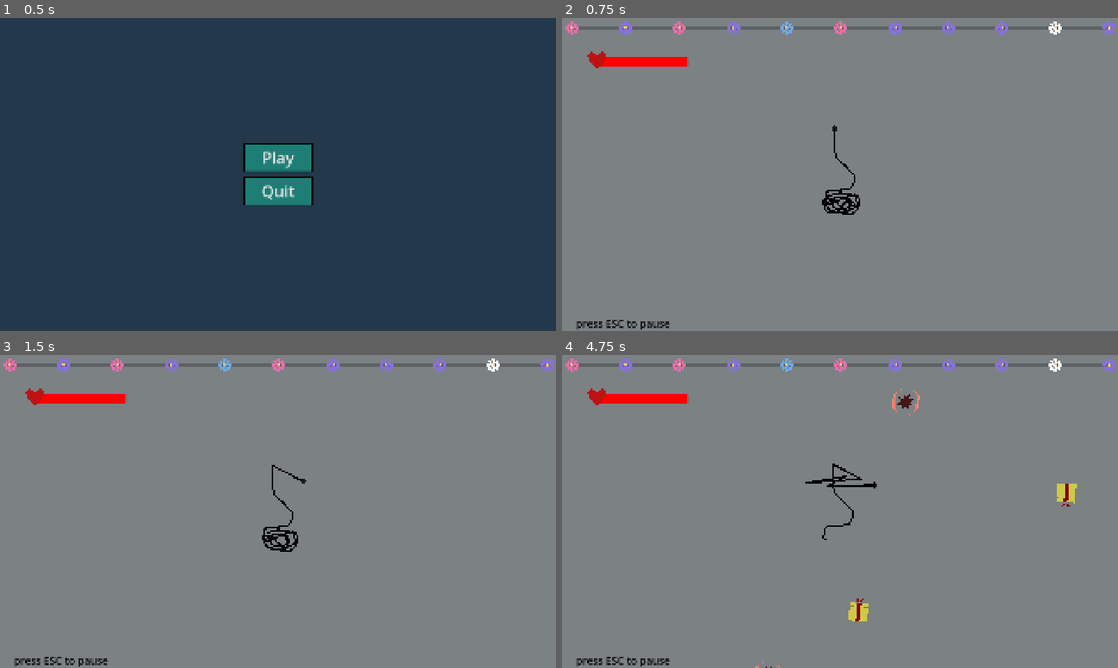
Above: before the commit, frames 1-4 (two rows, left to right).
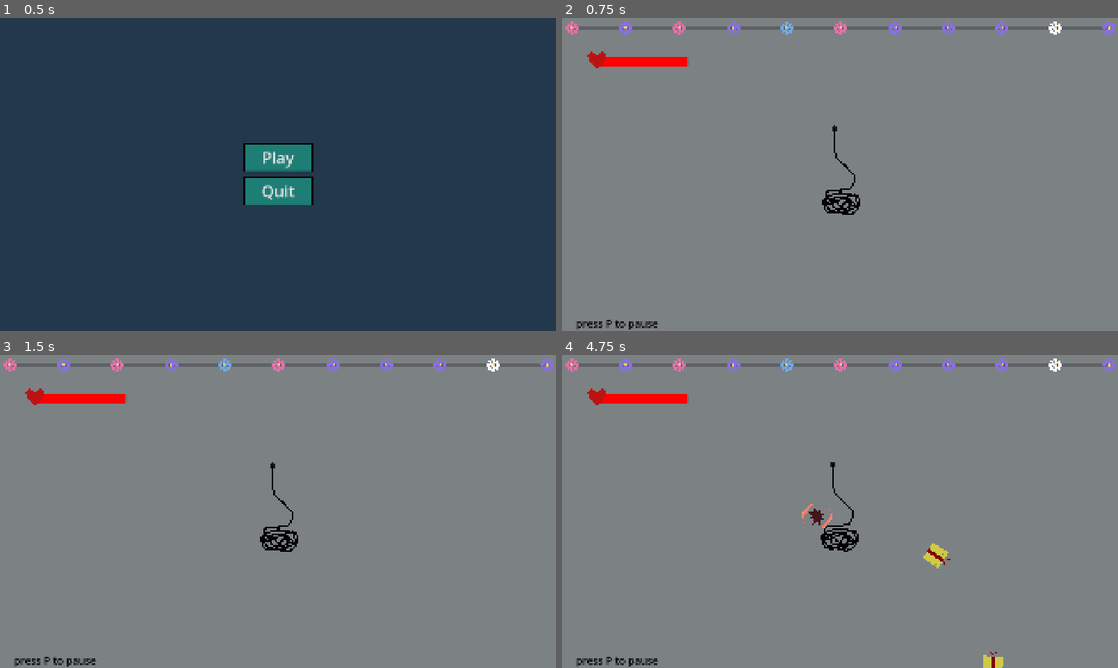
Above: after the commit, the same moments.

Repository: Amar-and-Stuff/infinitemala
Game: Godot game, scene res://UIComponents/mainmenu/main_menu.tscn
The game is run twice, just before and just after one commit, with the same random seed, the same clock (stepped at 60 frames per second) and the same inputs. Sound files missing from this copy of the repository are replaced by a short silence.
Inputs (mouse positions are in pixels of both pictures, inside the frame that each line leads up to):
- Up to frame 1 (0.5 s): no input
- Up to frame 2 (0.75 s): click "Play" at 0.5 s
- Up to frame 3 (1.5 s): tap P (esc, bound only after the commit) at 1.25 s; move the mouse to (305, 511) at 1.27 s; click (305, 511) at 1.42 s
- Up to frame 4 (4.75 s): tap Enter (ui_accept) at 1.52, 2.27, 3.77, 4.52 s; tap P (esc, bound only after the commit) every 0.75 s from 2 to 4.25 s; move the mouse to (812, 511) at 2.02 s; click (812, 511) at 2.17 s; move the mouse to (851, 505) at 2.77 s; click (851, 505) at 2.92 s; move the mouse to (834, 517) at 3.52 s; click (834, 517) at 3.67 s; move the mouse to (878, 514) at 4.27 s; click (878, 514) at 4.42 s

Frame 1 is identical in both runs. In frame 2, 0.2% of the frame differs, in the area x 8-20%, y 96-100%; in frame 3, 0.3%; in frame 4, 1.7%, in the area x 8-93%, y 10-100%.

Commit message:
sensitivity adjustment

Diff:
--- /dev/null
+++ b/node_2d.tscn
@@ -0,0 +1,242 @@
+[gd_scene load_steps=3 format=3 uid="uid://6g7a6u3k3nrb"]
+
+[ext_resource type="PackedScene" uid="uid://cng66vkdcbp1e" path="res://gameobjects/flower.tscn" id="1_0e48y"]
+
+[sub_resource type="Curve2D" id="Curve2D_wtcfe"]
+_data = {
+"points": PackedVector2Array(-49, 0, 49, 0, 1128, 414, -1, -44, 1, 44, 1276, 536, 73, -2, -73, 2, 1132, 658, 0, 0, 0, 0, 914, 534, 82, 1, -82, -1, 688, 410, 1, -61, -1, 61, 534, 526, -95, 3, 95, -3, 696, 666, 0, 0, 0, 0, 914, 534, -46, -8, 46, 8, 1126, 412)
+}
+point_count = 9
+
+[node name="Node2D" type="Node2D"]
+
+[node name="Polygon2D" type="Polygon2D" parent="."]
+color = Color(0.615407, 0.575006, 0.530302, 1)
+polygon = PackedVector2Array(-44, -58, 2029, -65, 2010, 1144, -103, 1118)
+
+[node name="path" type="Path2D" parent="."]
+position = Vector2(-378, -270)
+scale = Vector2(1.505, 1.505)
+curve = SubResource("Curve2D_wtcfe")
+
+[node name="PathFollow2D" type="PathFollow2D" parent="path"]
+position = Vector2(1128, 414)
+
+[node name="Flower" parent="path/PathFollow2D" instance=ExtResource("1_0e48y")]
+
+[node name="PathFollow2D2" type="PathFollow2D" parent="path"]
+position = Vector2(1232.3, 469.094)
+rotation = 0.73991
+progress = 120.0
+
+[node name="Flower" parent="path/PathFollow2D2" instance=ExtResource("1_0e48y")]
+
+[node name="PathFollow2D3" type="PathFollow2D" parent="path"]
+position = Vector2(1184.08, 433.573)
+rotation = 0.525573
+progress = 60.0
+
+[node name="Flower" parent="path/PathFollow2D3" instance=ExtResource("1_0e48y")]
+
+[node name="PathFollow2D4" type="PathFollow2D" parent="path"]
+position = Vector2(1270.04, 515.349)
+rotation = 1.10646
+progress = 180.0
+
+[node name="Flower" parent="path/PathFollow2D4" instance=ExtResource("1_0e48y")]
+
+[node name="PathFollow2D5" type="PathFollow2D" parent="path"]
+position = Vector2(1264.83, 572.217)
+rotation = 2.08656
+progress = 240.0
+
+[node name="Flower" parent="path/PathFollow2D5" instance=ExtResource("1_0e48y")]
+
+[node name="PathFollow2D6" type="PathFollow2D" parent="path"]
+position = Vector2(1226.14, 617.698)
+rotation = 2.43711
+progress = 300.0
+
+[node name="Flower" parent="path/PathFollow2D6" instance=ExtResource("1_0e48y")]
+
+[node name="PathFollow2D7" type="PathFollow2D" parent="path"]
+position = Vector2(1175.12, 648.761)
+rotation = 2.76755
+progress = 360.0
+
+[node name="Flower" parent="path/PathFollow2D7" instance=ExtResource("1_0e48y")]
+
+[node name="PathFollow2D8" type="PathFollow2D" parent="path"]
+position = Vector2(1116.41, 656.752)
+rotation = -2.97188
+progress = 420.0
+
+[node name="Flower" parent="path/PathFollow2D8" instance=ExtResource("1_0e48y")]
+
+[node name="PathFollow2D9" type="PathFollow2D" parent="path"]
+position = Vector2(1060.3, 636.069)
+rotation = -2.6699
+progress = 480.0
+
+[node name="Flower" parent="path/PathFollow2D9" instance=ExtResource("1_0e48y")]
+
+[node name="PathFollow2D10" type="PathFollow2D" parent="path"]
+position = Vector2(1008.67, 605.552)
+rotation = -2.55826
+progress = 540.0
+
+[node name="Flower" parent="path/PathFollow2D10" instance=ExtResource("1_0e48y")]
+
+[node name="PathFollow2D11" type="PathFollow2D" parent="path"]
+position = Vector2(959.783, 570.783)
+rotation = -2.49258
+progress = 600.0
+
+[node name="Flower" parent="path/PathFollow2D11" instance=ExtResource("1_0e48y")]
+
+[node name="PathFollow2D12" type="PathFollow2D" parent="path"]
+position = Vector2(913.063, 533.206)
+rotation = -2.51832
+progress = 660.0
+
+[node name="Flower" parent="path/PathFollow2D12" instance=ExtResource("1_0e48y")]
+
+[node name="PathFollow2D13" type="PathFollow2D" parent="path"]
+position = Vector2(816.3, 462.318)
+rotation = -2.57664
+progress = 780.0
+
+[node name="Flower" parent="path/PathFollow2D13" instance=ExtResource("1_0e48y")]
+
+[node name="PathFollow2D14" type="PathFollow2D" parent="path"]
+position = Vector2(865.783, 496.253)
+rotation = -2.50813
+progress = 720.0
+
+[node name="Flower" parent="path/PathFollow2D14" instance=ExtResource("1_0e48y")]
+
+[node name="PathFollow2D15" type="PathFollow2D" parent="path"]
+position = Vector2(764.117, 432.763)
+rotation = -2.68712
+progress = 840.0
+
+[node name="Flower" parent="path/PathFollow2D15" instance=ExtResource("1_0e48y")]
+
+[node name="PathFollow2D16" type="PathFollow2D" parent="path"]
+position = Vector2(707.885, 412.276)
+rotation = -2.94191
+progress = 900.0
+
+[node name="Flower" parent="path/PathFollow2D16" instance=ExtResource("1_0e48y")]
+
+[node name="PathFollow2D17" type="PathFollow2D" parent="path"]
+position = Vector2(648.327, 413.98)
+rotation = 2.92978
+progress = 960.0
+
+[node name="Flower" parent="path/PathFollow2D17" instance=ExtResource("1_0e48y")]
+
+[node name="PathFollow2D18" type="PathFollow2D" parent="path"]
+position = Vector2(592.929, 436.246)
+rotation = 2.5837
+progress = 1020.0
+
+[node name="Flower" parent="path/PathFollow2D18" instance=ExtResource("1_0e48y")]
+
+[node name="PathFollow2D19" type="PathFollow2D" parent="path"]
+position = Vector2(549.842, 477.331)
+rotation = 2.14956
+progress = 1080.0
+
+[node name="Flower" parent="path/PathFollow2D19" instance=ExtResource("1_0e48y")]
+
+[node name="PathFollow2D20" type="PathFollow2D" parent="path"]
+position = Vector2(534.262, 534.123)
+rotation = 1.49184
+progress = 1140.0
+
+[node name="Flower" parent="path/PathFollow2D20" instance=ExtResource("1_0e48y")]
+
+[node name="PathFollow2D21" type="PathFollow2D" parent="path"]
+position = Vector2(554.412, 590.024)
+rotation = 1.00333
+progress = 1200.0
+
+[node name="Flower" parent="path/PathFollow2D21" instance=ExtResource("1_0e48y")]
+
+[node name="PathFollow2D22" type="PathFollow2D" parent="path"]
+position = Vector2(595.085, 633.7)
+rotation = 0.643164
+progress = 1260.0
+
+[node name="Flower" parent="path/PathFollow2D22" instance=ExtResource("1_0e48y")]
+
+[node name="PathFollow2D23" type="PathFollow2D" parent="path"]
+position = Vector2(648.516, 660.245)
+rotation = 0.274081
+progress = 1320.0
+
+[node name="Flower" parent="path/PathFollow2D23" instance=ExtResource("1_0e48y")]
+
+[node name="PathFollow2D24" type="PathFollow2D" parent="path"]
+position = Vector2(707.932, 664.998)
+rotation = -0.132872
+progress = 1380.0
+
+[node name="Flower" parent="path/PathFollow2D24" instance=ExtResource("1_0e48y")]
+
+[node name="PathFollow2D25" type="PathFollow2D" parent="path"]
+position = Vector2(764.833, 646.714)
+rotation = -0.446194
+progress = 1440.0
+
+[node name="Flower" parent="path/PathFollow2D25" instance=ExtResource("1_0e48y")]
+
+[node name="PathFollow2D26" type="PathFollow2D" parent="path"]
+position = Vector2(816.527, 616.368)
+rotation = -0.600777
+progress = 1500.0
+
+[node name="Flower" parent="path/PathFollow2D26" instance=ExtResource("1_0e48y")]
+
+[node name="PathFollow2D27" type="PathFollow2D" parent="path"]
+position = Vector2(864.198, 579.958)
+rotation = -0.698166
+progress = 1560.0
+
+[node name="Flower" parent="path/PathFollow2D27" instance=ExtResource("1_0e48y")]
+
+[node name="PathFollow2D28" type="PathFollow2D" parent="path"]
+position = Vector2(908.522, 539.556)
+rotation = -0.783172
+progress = 1620.0
+
+[node name="Flower" parent="path/PathFollow2D28" instance=ExtResource("1_0e48y")]
+
+[node name="PathFollow2D29" type="PathFollow2D" parent="path"]
+position = Vector2(955.775, 502.736)
+rotation = -0.626892
+progress = 1680.0
+
+[node name="Flower" parent="path/PathFollow2D29" instance=ExtResource("1_0e48y")]
+
+[node name="PathFollow2D30" type="PathFollow2D" parent="path"]
+position = Vector2(1005.04, 468.474)
+rotation = -0.585681
+progress = 1740.0
+
+[node name="Flower" parent="path/PathFollow2D30" instance=ExtResource("1_0e48y")]
+
+[node name="PathFollow2D31" type="PathFollow2D" parent="path"]
+position = Vector2(1055.96, 437.023)
+rotation = -0.510925
+progress = 1800.0
+
+[node name="Flower" parent="path/PathFollow2D31" instance=ExtResource("1_0e48y")]
+
+[node name="PathFollow2D32" type="PathFollow2D" parent="path"]
+position = Vector2(1106.4, 414.137)
+rotation = -0.274997
+progress = 1855.35
+
+[node name="Flower" parent="path/PathFollow2D32" instance=ExtResource("1_0e48y")]
--- a/player/player.gd
+++ b/player/player.gd
@@ -13,7 +13,7 @@
 
 func _input(event: InputEvent) -> void:
 	if event is InputEventMouseMotion and Input.get_mouse_mode() == Input.MOUSE_MODE_CAPTURED:
-		position += event.relative
+		position += event.relative * 1.5
 
 
 func take_damage(damage: float) -> void:
--- a/project.godot
+++ b/project.godot
@@ -43,7 +43,7 @@
 
 esc={
 "deadzone": 0.2,
-"events": [Object(InputEventKey,"resource_local_to_scene":fa …(140 unchanged characters)… d":false,"keycode":0,"physical_keycode":4194305,"key_label":0,"unicode":0,"location":0,"echo":false,"script":null)
+"events": [Object(InputEventKey,"resource_local_to_scene":fa …(140 unchanged characters)… d":false,"keycode":0,"physical_keycode":80,"key_label":0,"unicode":112,"location":0,"echo":false,"script":null)
 ]
 }
 
--- a/world/level.tscn
+++ b/world/level.tscn
@@ -81,7 +81,7 @@
 grow_vertical = 0
 theme_override_colors/font_color = Color(0, 0, 0, 1)
 theme_override_font_sizes/font_size = 36
-text = "     press ESC to pause"
+text = "     press P to pause"
 vertical_alignment = 2
 
 [node name="AudioStreamPlayer" type="AudioStreamPlayer" parent="."]
